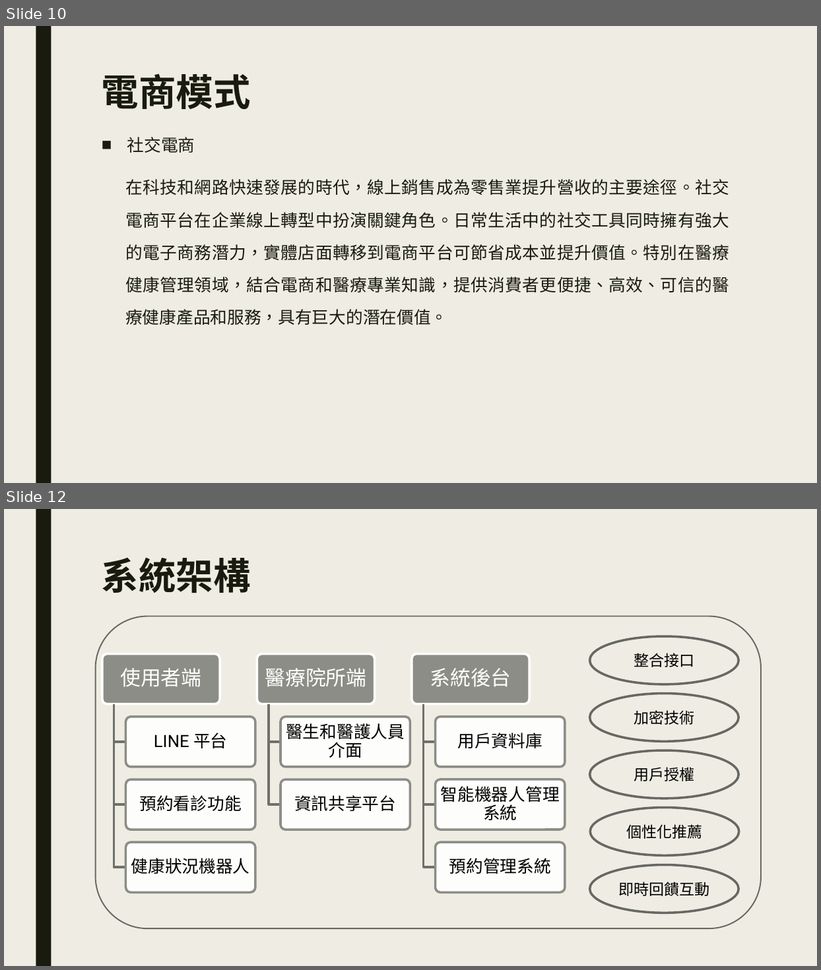
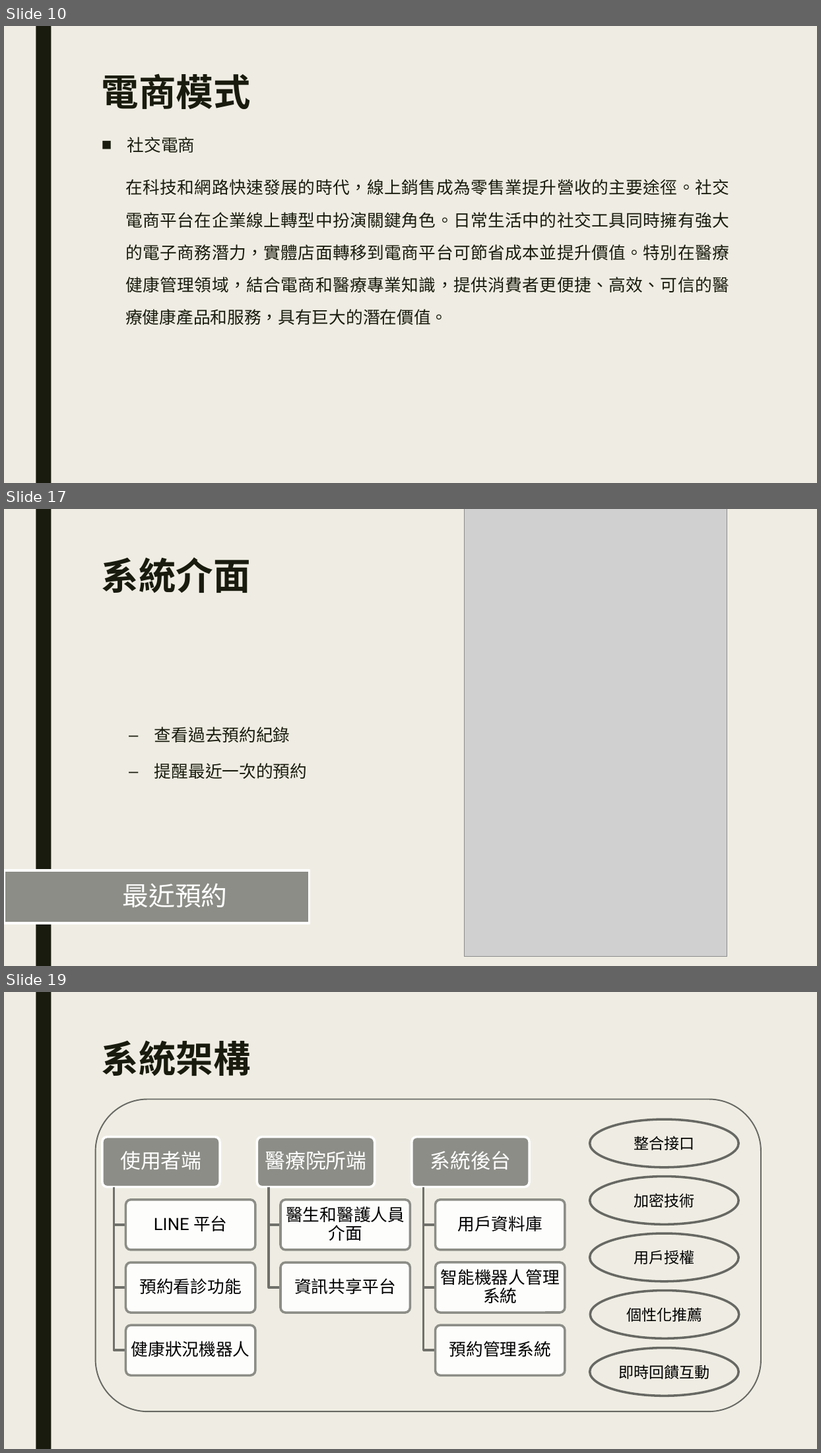
Before and after one commit to plum0411/e-commerce, a slide deck: LINE在電商領域能提出之新功能.pptx. Shown one above the other, each under a label of ours: slides 10 and 12 before the commit, slides 10, 17 and 19 after it; the slides between them are not shown. The pictures are 821x970 and 821x1453 pixels, drawn with LibreOffice and Linux fonts; fonts in the diff are those of the drawing; grey boxes stand for pictures. Boxes give left, top, right and bottom in pixels: in the first picture for what was removed or moved away, otherwise in the second. Text is boxed around its words. In the diff, an @@ line names an element or a change of style, - is before the commit and + after.

Commit message:
add PPT UI/fix word image bug

```diff
--- a/LINE在電商領域能提出之新功能.pptx
+++ b/LINE在電商領域能提出之新功能.pptx
@@ slide 17 added at (4, 509, 817, 966), background #EFEDE3; not listed: 1 template element that a slide beside it also shows @@
@@ picture added at (465, 509, 727, 956) @@
@@ title added at (102, 557, 251, 593), 44 pt, text #191B0E, bold @@
+系統介面
@@ text added at (154, 727, 307, 779), 20 pt, text #191B0E @@
+  – 查看過去預約紀錄
+  – 提醒最近一次的預約
@@ rectangle added at (4, 871, 310, 923), fill #8C8D86, outline #FFFFFF 2.75 pt @@
@@ text added at (123, 884, 228, 908), 31 pt, text #FFFFFF @@
+最近預約
@@ what was slide 12 is now slide 19 @@
```
Also in this commit, not shown: 1 slide changed, 6 other slides added, 1 other file.
